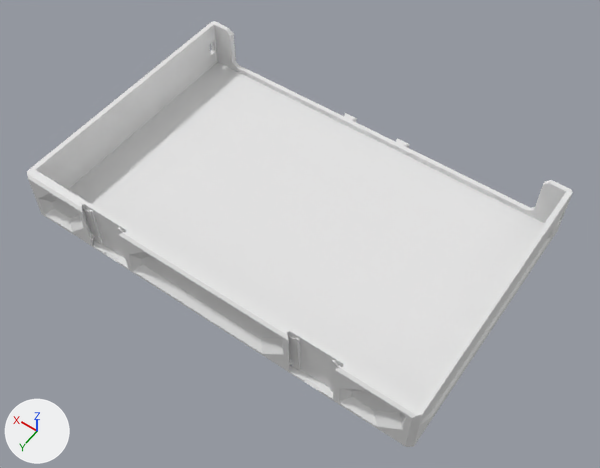
The glTF model parts/115/DecorDrawer_115-2W-05H.lib.glb as it was, and as the next commit left it.
Before and after are seen from a camera (50 mm lens) standing at (-114.9, 159.9, 242.9) and looking at (-6.1, 7.5, 3.4). Every picture has the same lights, and +X, +Y and +Z are marked at lower left. The first picture is the older version. Where no turn or scale is listed for an object, it has been applied to the vertices. Vertices at exactly the same position are counted once.

The scene before the commit, as lines of its bpy script (objects in view):
```python
me_decordrawer_115_2w_05h = bpy.data.meshes.new('DecorDrawer_115-2W-05H')
me_decordrawer_115_2w_05h.from_pydata(...)  # 440 vertices, 884 faces; spans x -82.0..82.0, y -55.0..55.0, z -11.0..11.0
ob_decordrawer_115_2w_05h = bpy.data.objects.new('DecorDrawer_115-2W-05H', me_decordrawer_115_2w_05h)
ob_decordrawer_115_2w_05h.location = (0.0, 0.0, 11.0)
```
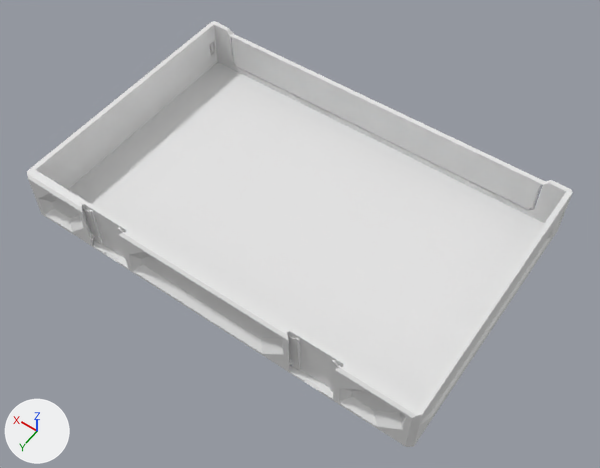
Edits to the scene script, one JSON object a line:
```json
{"block": "me_decordrawer_115_2w_05h", "where": "# used by ob_decordrawer_115_2w_05h; location = (0.0, 0.0, 11.0)"}
{"op": "remove", "block": "me_decordrawer_115_2w_05h", "code": "me_decordrawer_115_2w_05h.from_pydata(...)  # 440 vertices, 884 faces; spans x -82.0..82.0, y -55.0..55.0, z -11.0..11.0"}
{"op": "add", "block": "me_decordrawer_115_2w_05h", "code": "me_decordrawer_115_2w_05h.from_pydata(...)  # 604 vertices, 1224 faces; spans x -82.0..82.0, y -55.0..55.0, z -11.0..11.0"}
{"block": "me_decordrawer_115_2w_05h", "change": "me_decordrawer_115_2w_05h part 1: a new loose piece of 24 vertices spanning x 80.0..82.0, y -49.0..-46.0, z -2.0..2.0"}
{"block": "me_decordrawer_115_2w_05h", "change": "me_decordrawer_115_2w_05h part 2"}
{"block": "me_decordrawer_115_2w_05h", "change": "13 faces are deleted"}
{"block": "me_decordrawer_115_2w_05h", "change": "116 vertices are added at x -71.0..71.0, y -52.0..-50.0, z -7.0..9.0"}
{"block": "me_decordrawer_115_2w_05h", "change": "265 new faces join them"}
{"block": "me_decordrawer_115_2w_05h", "change": "other edits to the shape of me_decordrawer_115_2w_05h do not show in these pictures"}
```

Pixel boxes (x1, y1, x2, y2) of what changed, in the pictures (600 x 468 px):
```json
{"part": 1, "of": "me_decordrawer_115_2w_05h", "change": "added", "after": [210, 42, 215, 54]}
{"part": 2, "of": "me_decordrawer_115_2w_05h", "change": "built on", "before": [397, 142, 530, 211], "after": [231, 34, 545, 211]}
```
